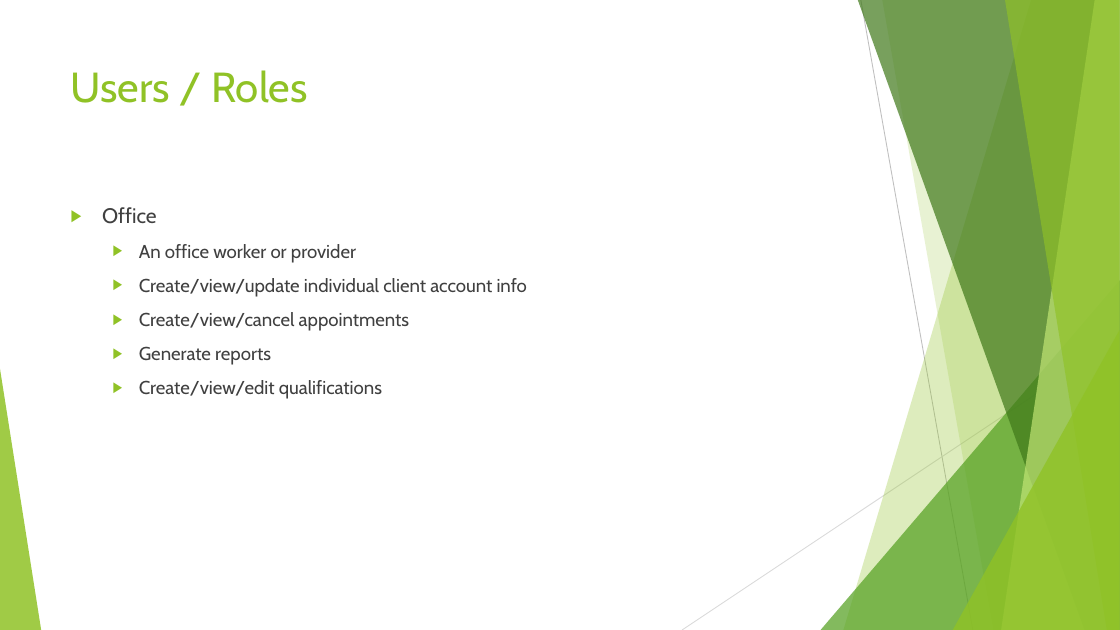
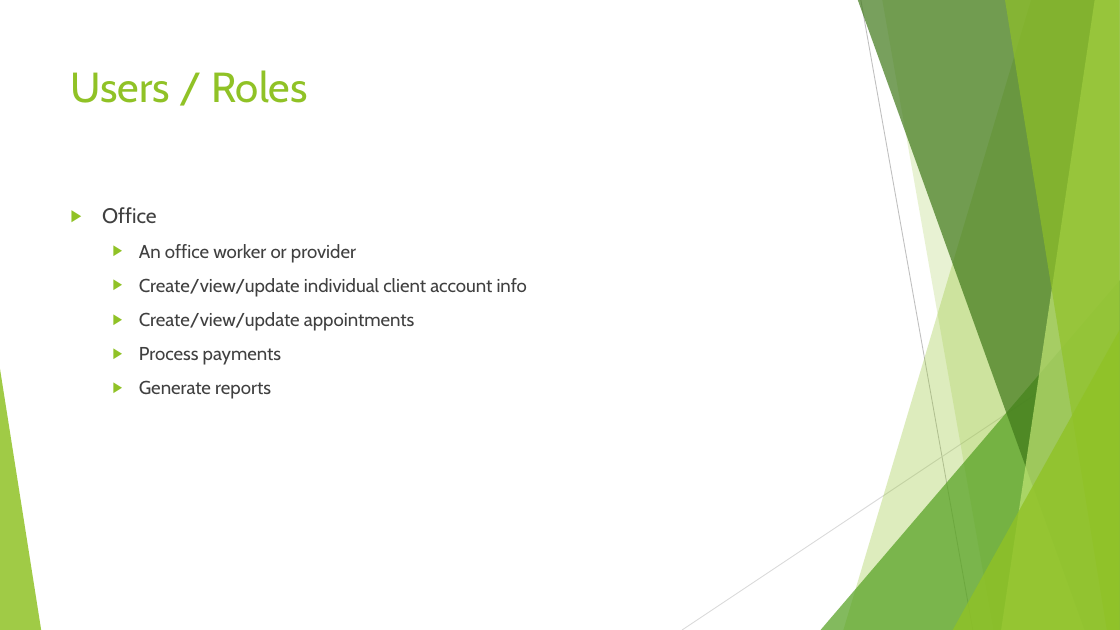
Before and after one commit to franzcatch/Clinic, a slide deck: slide 6 of Docs/Adam Franzen COSC6000 FA2 2016 Presentation 3.pptx. Drawn at 1120x630 pixels with LibreOffice and Linux fonts; fonts in the diff are those of the drawing. Boxes give left, top, right and bottom in pixels: in the first picture for what was removed or moved away, otherwise in the second. Text is boxed around its words. In the diff, an @@ line names an element or a change of style, - is before the commit and + after.

```diff
--- a/Docs/Adam Franzen COSC6000 FA2 2016 Presentation 3.pptx
+++ b/Docs/Adam Franzen COSC6000 FA2 2016 Presentation 3.pptx
@@ text at (x1=139, y1=312, x2=414, y2=365): text changed @@
-  ▶ Create/view/cancel appointments
+  ▶ Create/view/update appointments
+  ▶ Process payments
@@ text at (x1=139, y1=380, x2=382, y2=399): paragraph removed @@
-  ▶ Create/view/edit qualifications
```
Also in this commit, not shown: 9 other slides changed, 5 slides added, 3 slides removed, 4 other files.
